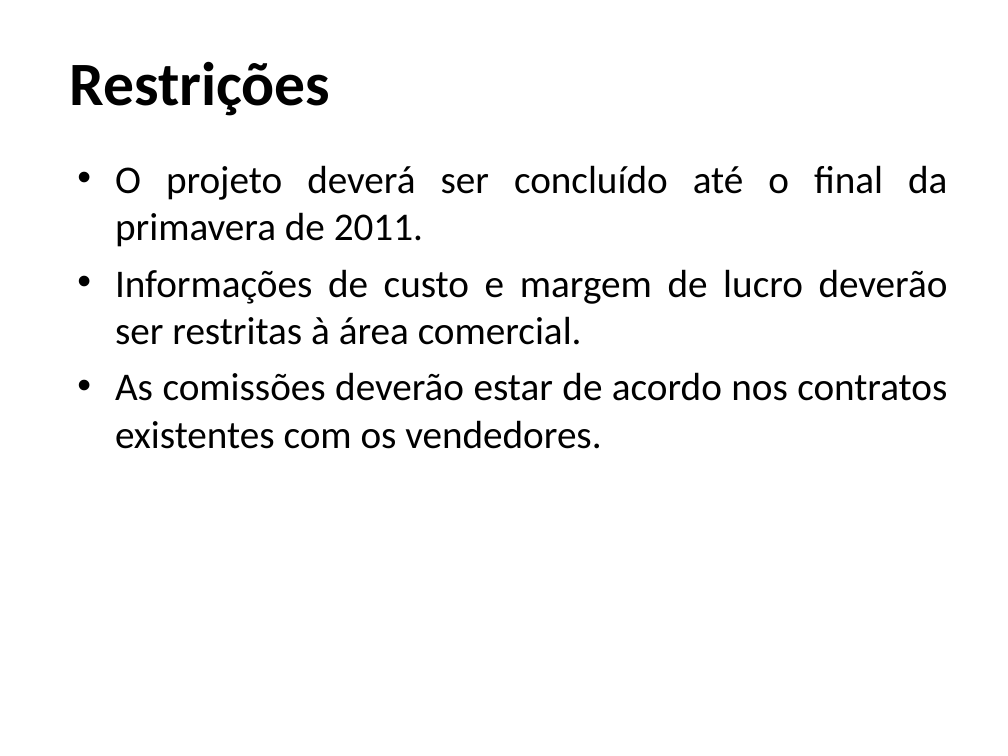
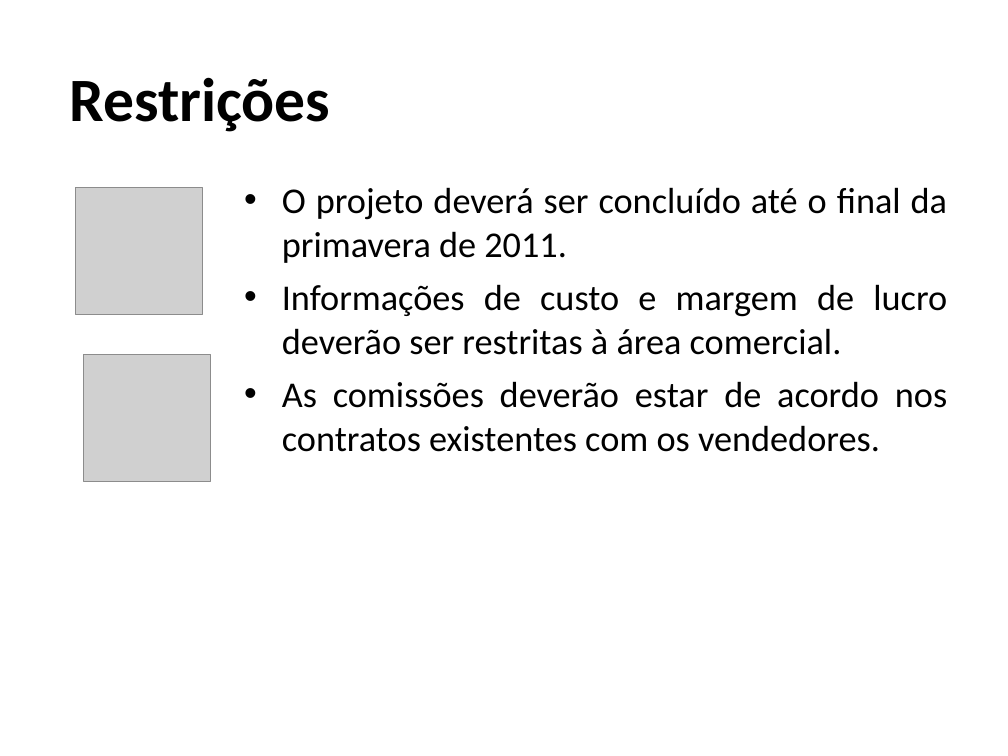
Before and after one commit to rationaldev/salesforce-ibta, a slide deck: slide 8 of Salesforce/04 - Integracao/4.1 - Project Charter/Apresentacao/Salesforce.ppt (slide 7 before the commit). Drawn at 1008x756 pixels with LibreOffice and Linux fonts; fonts in the diff are those of the drawing; grey boxes stand for pictures; background and template pictures are left out. Boxes give left, top, right and bottom in pixels: in the first picture for what was removed or moved away, otherwise in the second. Text is boxed around its words. In the diff, an @@ line names an element or a change of style, - is before the commit and + after.

```diff
--- a/Salesforce/04 - Integracao/4.1 - Project Charter/Apresentacao/Salesforce.ppt
+++ b/Salesforce/04 - Integracao/4.1 - Project Charter/Apresentacao/Salesforce.ppt
@@ title "Restrições": place and size @@
-title "Restrições" at (70,61,331,116)
+title "Restrições" at (70,77,331,132)
@@ text "O projeto deverá ser concluído ...": place and size @@
-text "O projeto deverá ser concluído ..." at (115,165,948,449)
+text "O projeto deverá ser concluído ..." at (282,187,947,452)
@@ text "O projeto deverá ser concluído ..." at (282,187,947,452): size 28 to 25.9 pt @@
@@ picture added at (76,187,203,314) @@
@@ picture added at (84,354,211,481) @@
```
Also in this commit, not shown: 7 other slides changed, 2 slides added, 2 slides removed, 8 other files.
